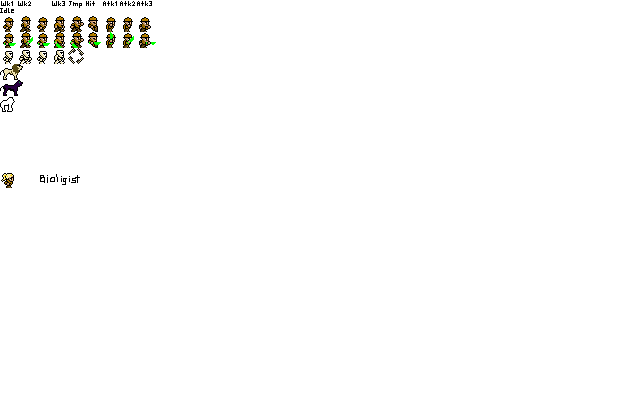
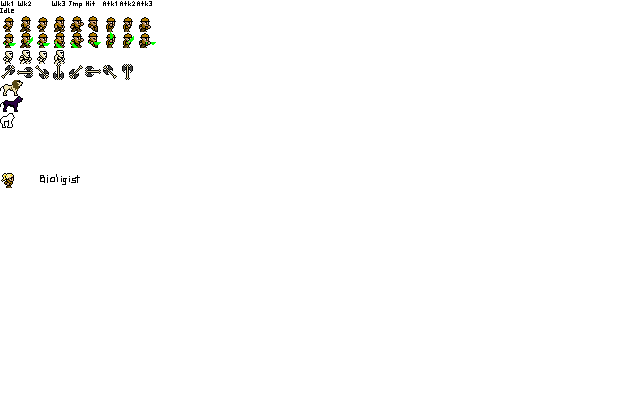
Layers edited between the first and the second 640×400 image:
painted on "sprites" over (0, 48, 133, 128)
showed "Layer", painted on it over (0, 96, 19, 112)
hid "bg" over (0, 48, 133, 128)
